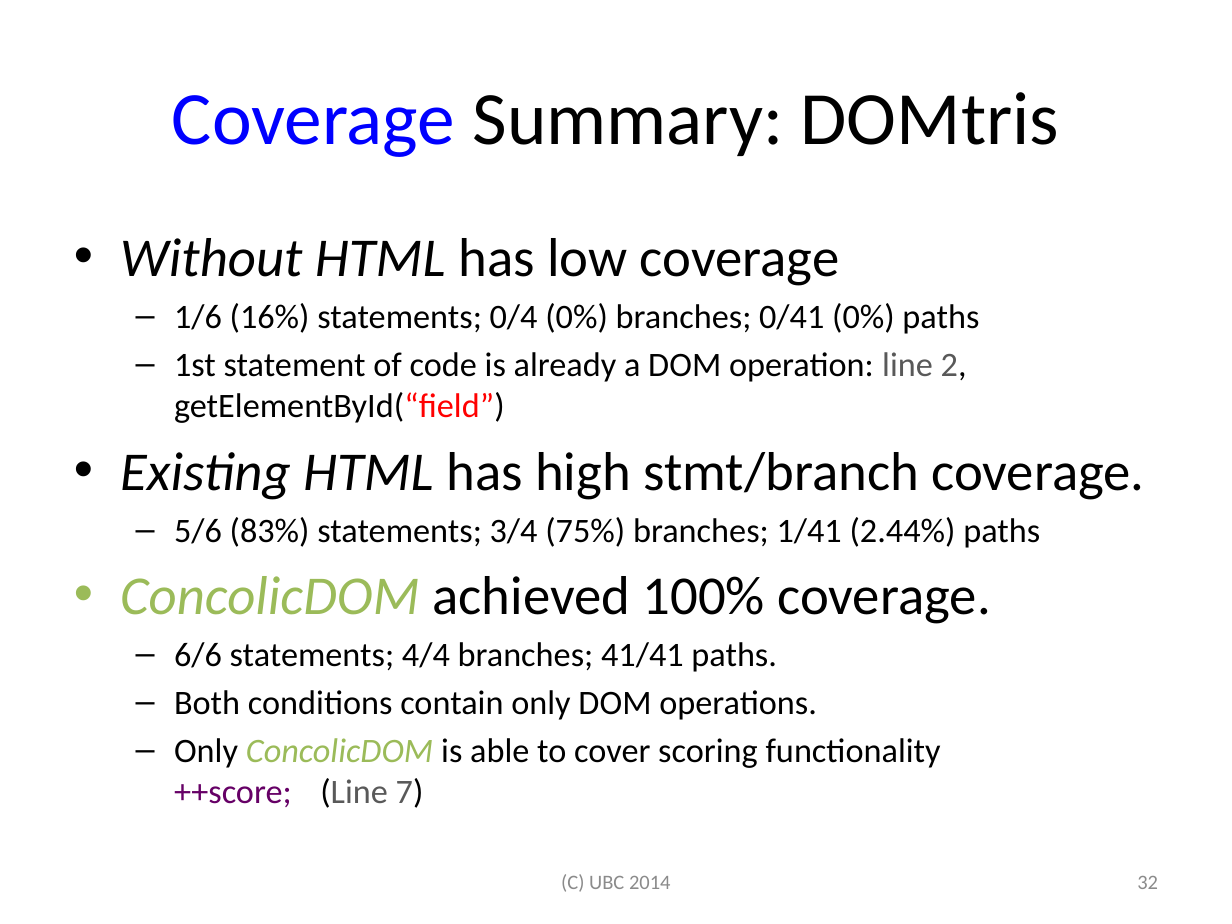
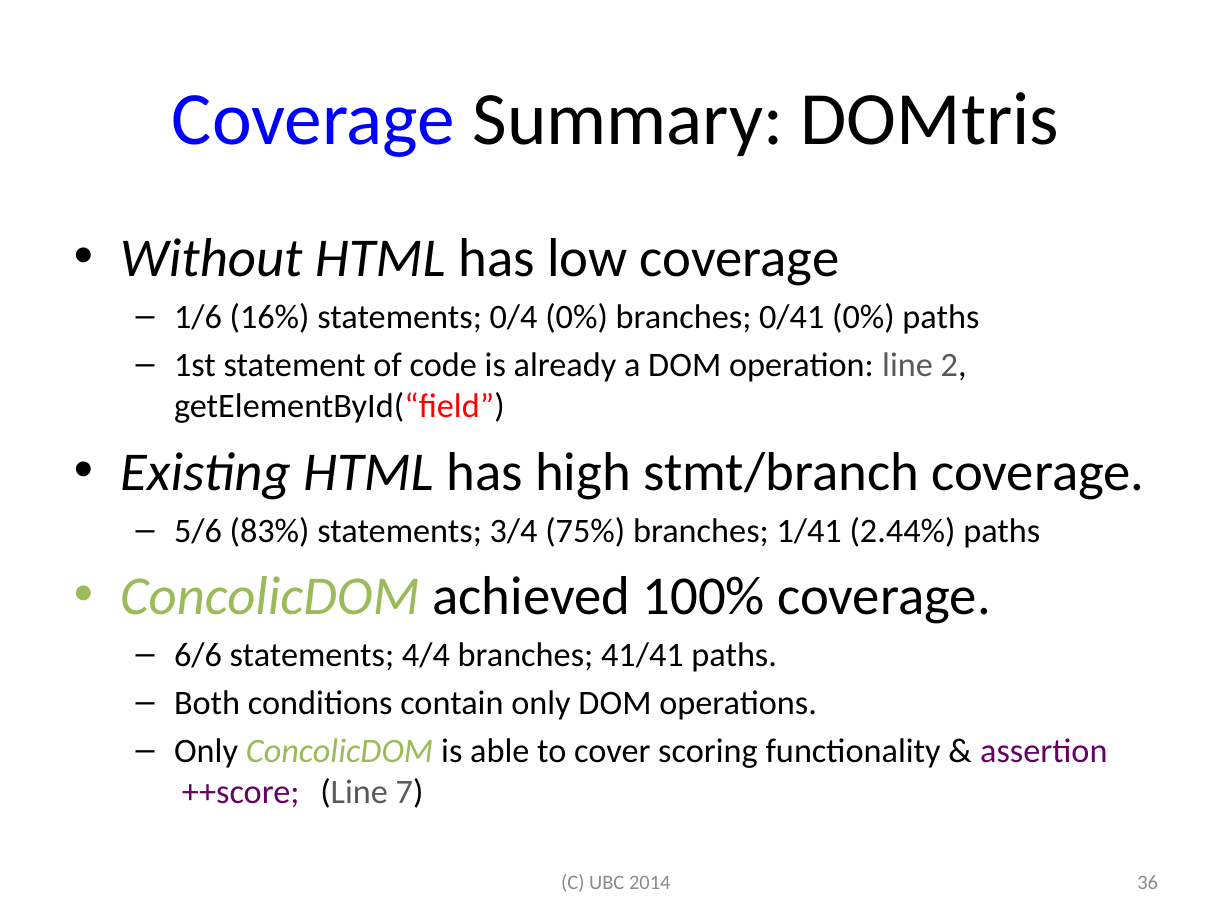
Before and after one commit to jamestklo/ConcolicJS, a slide deck: slide 37 of docs/csRPE-tkloReport.pptx (slide 33 before the commit). Drawn at 1232x924 pixels with LibreOffice and Linux fonts; fonts in the diff are those of the drawing. Boxes give left, top, right and bottom in pixels: in the first picture for what was removed or moved away, otherwise in the second. Text is boxed around its words. In the diff, an @@ line names an element or a change of style, - is before the commit and + after.

```diff
--- a/docs/csRPE-tkloReport.pptx
+++ b/docs/csRPE-tkloReport.pptx
@@ text at (174, 738, 1107, 808): text changed @@
-  – Only ConcolicDOM is able to cover scoring functionality
-    ++score; (Line 7)
+  – Only ConcolicDOM is able to cover scoring functionality & assertion
+    ++score; (Line 7)
@@ page number at (1137, 875, 1158, 889): text changed @@
-32
+36
```
Also in this commit, not shown: 30 other slides changed, 4 slides added, 1 slide removed, 7 other files.
